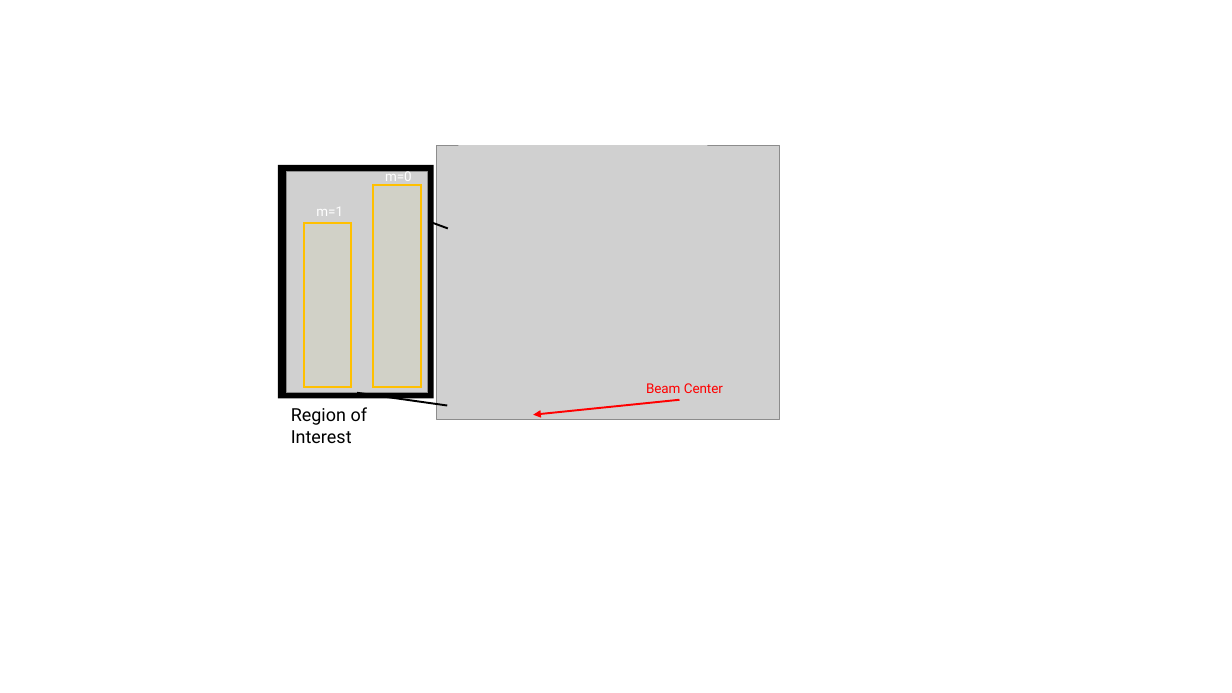
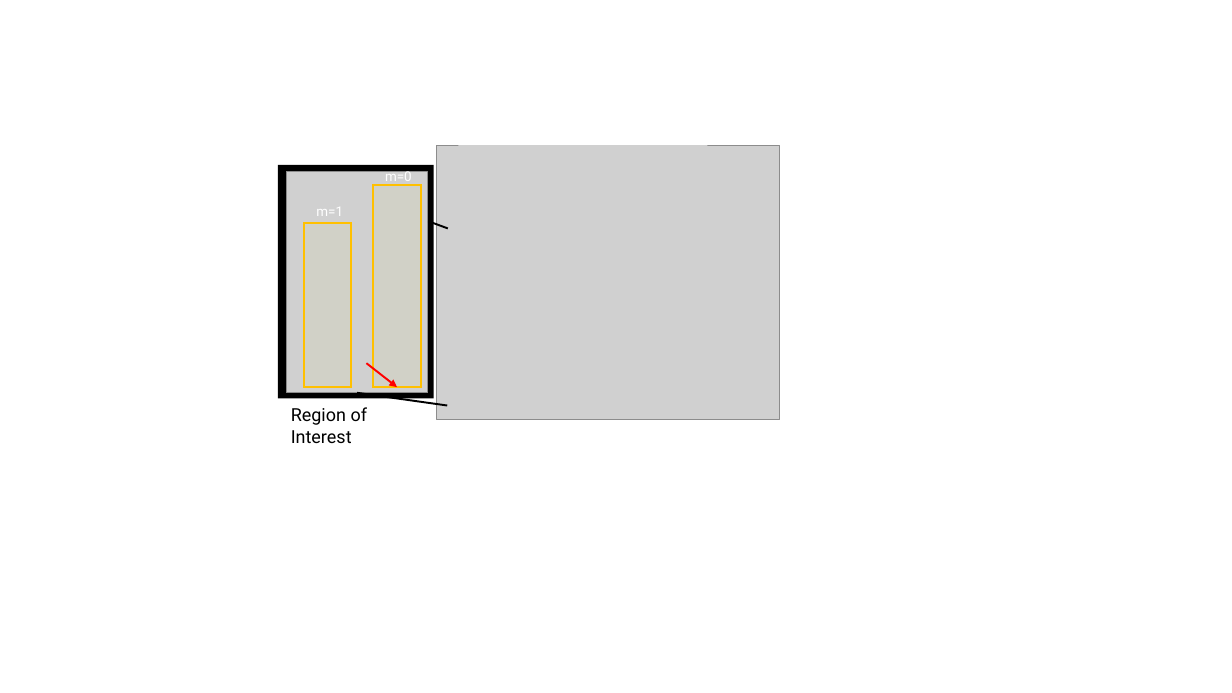
Before and after one commit to DVBeckwitt/2D-Manuscript-Draft, a slide deck: slide 1 of figures/results_pbi2/pbi2.pptx. Drawn at 1232x693 pixels with LibreOffice and Linux fonts; fonts in the diff are those of the drawing; grey boxes stand for pictures. Boxes give left, top, right and bottom in pixels: in the first picture for what was removed or moved away, otherwise in the second. Text is boxed around its words. In the diff, an @@ line names an element or a change of style, - is before the commit and + after.

```diff
--- a/figures/results_pbi2/pbi2.pptx
+++ b/figures/results_pbi2/pbi2.pptx
@@ picture added at <box>348,337,371,389</box> @@
@@ arrow added from (367, 363) to (397, 387), #FF0000 1.5 pt @@
@@ text removed at <box>646,383,723,393</box> @@
-Beam Center
@@ arrow removed from (679, 400) to (533, 415) @@
```
Also in this commit, not shown: 34 other files.
